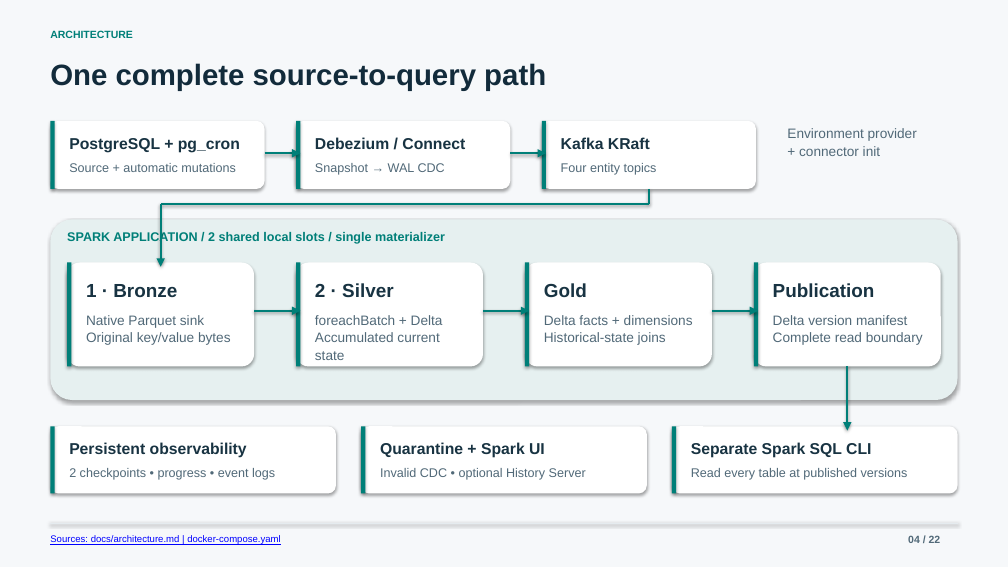
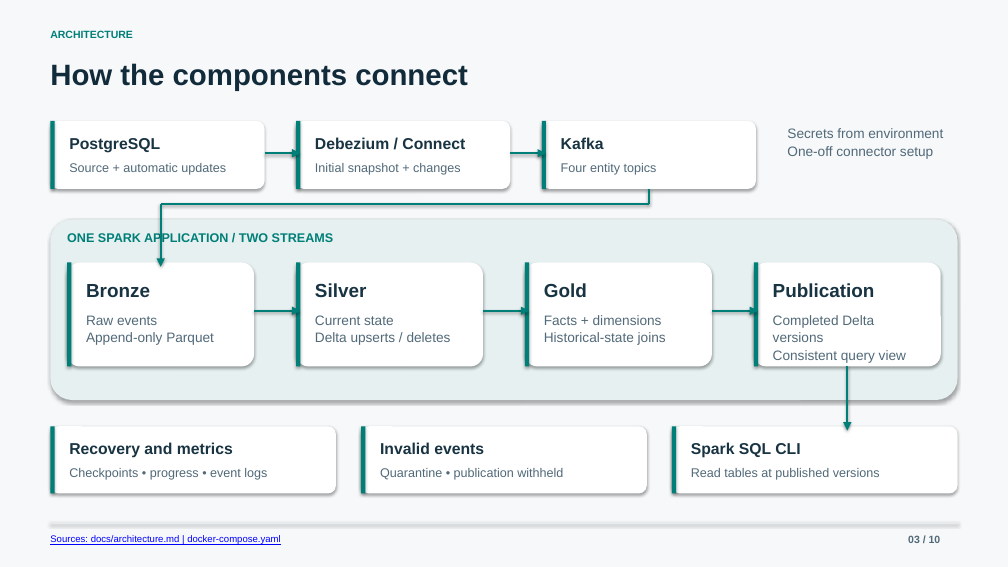
Before and after one commit to fabdutra/deel-data-engineering-task, a slide deck: slide 3 of docs/presentation/acme-delivery-assessment.pptx (slide 4 before the commit). Drawn at 1008x567 pixels with LibreOffice and Linux fonts; fonts in the diff are those of the drawing. Boxes give left, top, right and bottom in pixels: in the first picture for what was removed or moved away, otherwise in the second. Text is boxed around its words. In the diff, an @@ line names an element or a change of style, - is before the commit and + after.

```diff
--- a/docs/presentation/acme-delivery-assessment.pptx
+++ b/docs/presentation/acme-delivery-assessment.pptx
@@ text at <box>50,63,468,90</box>: text changed @@
-One complete source-to-query path
+How the components connect
@@ text at <box>69,138,160,153</box>: text changed @@
-PostgreSQL + pg_cron
+PostgreSQL
@@ text at <box>561,137,604,149</box>: text changed @@
-Kafka KRaft
+Kafka
@@ text at <box>787,128,943,138</box>: text changed @@
-Environment provider
+Secrets from environment
@@ text at <box>787,146,933,159</box>: text changed @@
-+ connector init
+One-off connector setup
@@ text at <box>69,163,226,175</box>: text changed @@
-Source + automatic mutations
+Source + automatic updates
@@ text at <box>315,163,461,175</box>: text changed @@
-Snapshot → WAL CDC
+Initial snapshot + changes
@@ text at <box>67,232,333,245</box>: text changed @@
-SPARK APPLICATION / 2 shared local slots / single materializer
+ONE SPARK APPLICATION / TWO STREAMS
@@ text at <box>86,284,150,297</box>: text changed @@
-1 · Bronze
+Bronze
@@ text at <box>315,283,366,297</box>: text changed @@
-2 · Silver
+Silver
@@ text at <box>86,315,157,325</box>: text changed @@
-Native Parquet sink
+Raw events
@@ text at <box>315,315,394,325</box>: text changed @@
-foreachBatch + Delta
+Current state
@@ text at <box>544,315,662,325</box>: text changed @@
-Delta facts + dimensions
+Facts + dimensions
@@ text added at <box>773,315,874,328</box>, 13 pt, text #516978 @@
+Completed Delta
@@ text at <box>86,332,214,345</box>: text changed @@
-Original key/value bytes
+Append-only Parquet
@@ text at <box>315,332,451,345</box>: text changed @@
-Accumulated current
+Delta upserts / deletes
@@ text removed at <box>315,351,345,360</box> @@
-state
@@ text at <box>773,350,906,363</box>: text changed @@
-Complete read boundary
+Consistent query view
@@ text at <box>773,332,824,342</box>: text changed @@
-Delta version manifest
+versions
@@ text at <box>69,442,233,458</box>: text changed @@
-Persistent observability
+Recovery and metrics
@@ text at <box>380,442,484,454</box>: text changed @@
-Quarantine + Spark UI
+Invalid events
@@ text at <box>691,442,800,458</box>: text changed @@
-Separate Spark SQL CLI
+Spark SQL CLI
@@ text at <box>69,468,267,480</box>: text changed @@
-2 checkpoints • progress • event logs
+Checkpoints • progress • event logs
@@ text at <box>380,468,563,480</box>: text changed @@
-Invalid CDC • optional History Server
+Quarantine • publication withheld
@@ text at <box>691,468,880,480</box>: text changed @@
-Read every table at published versions
+Read tables at published versions
@@ text at <box>908,536,941,543</box>: text changed @@
-04 / 22
+03 / 10
```
Also in this commit, not shown: 4 other slides changed, 5 slides added, 17 slides removed, 10 other files.
